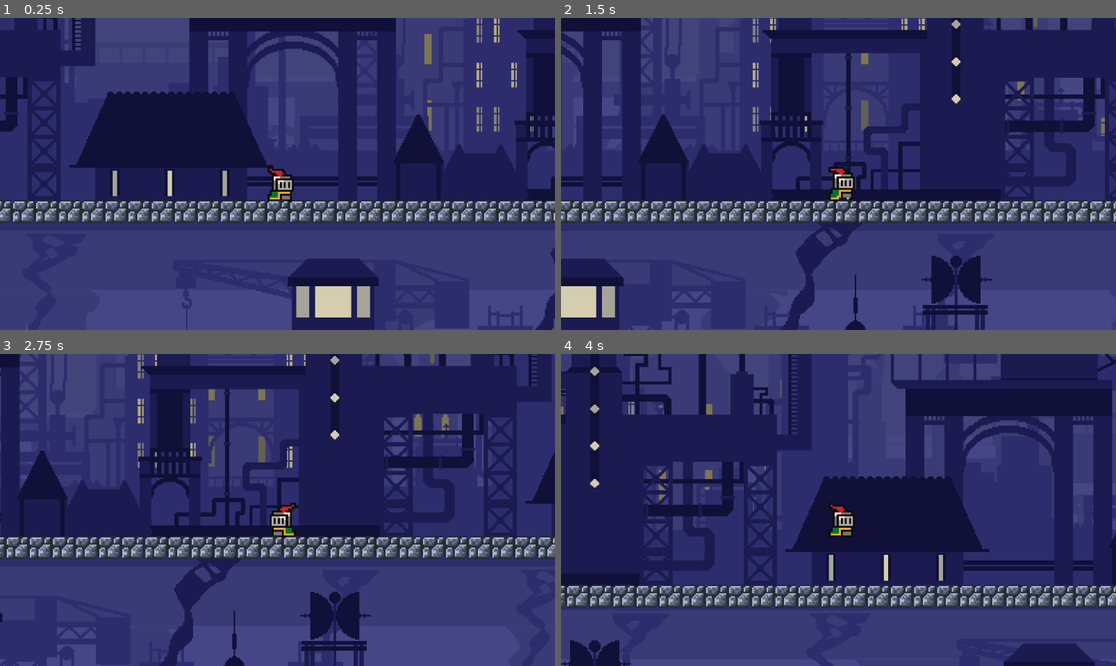
Above: before the commit, frames 1-4 (two rows, left to right).
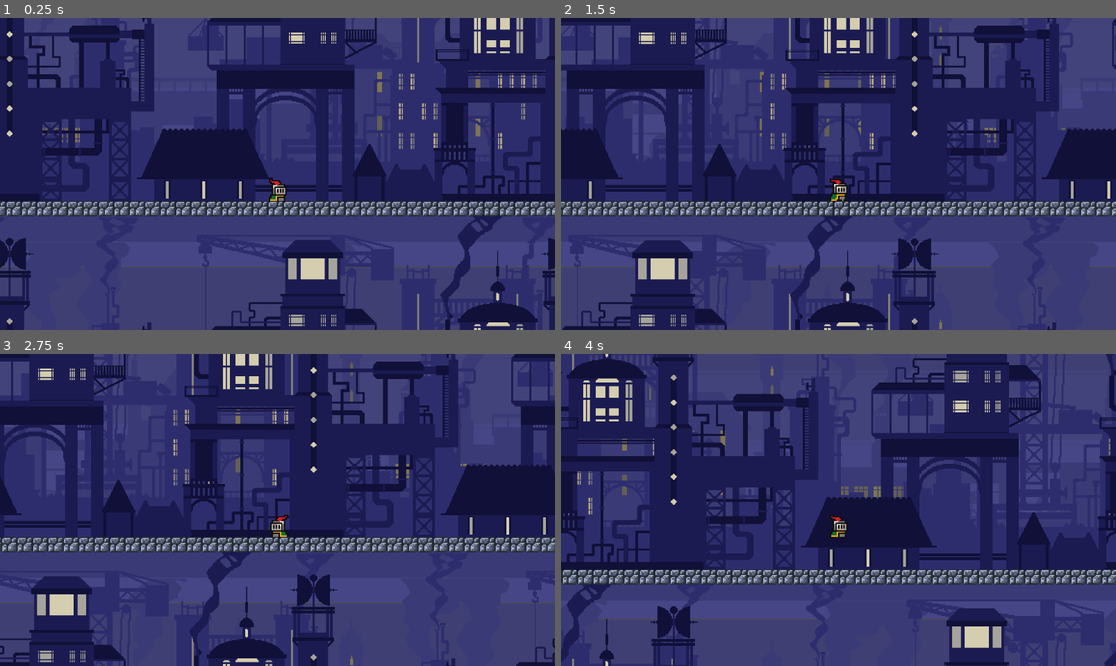
Above: after the commit, the same moments.

Repository: Zaine2k/testing
Game: Godot game, scene res://scenes/maingame.tscn
The game is run twice, just before and just after one commit, with the same random seed, the same clock (stepped at 60 frames per second) and the same inputs.
Inputs:
- Up to frame 1 (0.25 s): no input
- Up to frame 2 (1.5 s): hold D (key_right) from 0.53 s (still down); tap Space (jump) at 0.77 s
- Up to frame 3 (2.75 s): tap Space (jump) at 1.52 s; release D (key_right) at 2.03 s; hold A (key_left) from 2.03 s (still down)
- Up to frame 4 (4 s): release A (key_left) at 2.78 s; hold D (key_right) from 2.78 s (still down); tap Space (jump) at 3.02, 3.77 s

The runs differ from the first frame. In frame 1, 48% of the frame differs, in the area x 0-100%, y 0-100%; in frame 2, 53%; in frame 3, 52%; in frame 4, 57%.

Commit message:
zoomed camera out

Diff:
--- a/scenes/player.tscn
+++ b/scenes/player.tscn
@@ -174,8 +174,8 @@
 frame_progress = 0.206581
 
 [node name="Camera2D" type="Camera2D" parent="CharacterBody2D"]
-position = Vector2(-1, -19)
-zoom = Vector2(3, 3)
+position = Vector2(1, -29)
+zoom = Vector2(2, 2)
 limit_top = -160
 
 [node name="CollisionShape2D" type="CollisionShape2D" parent="CharacterBody2D"]
